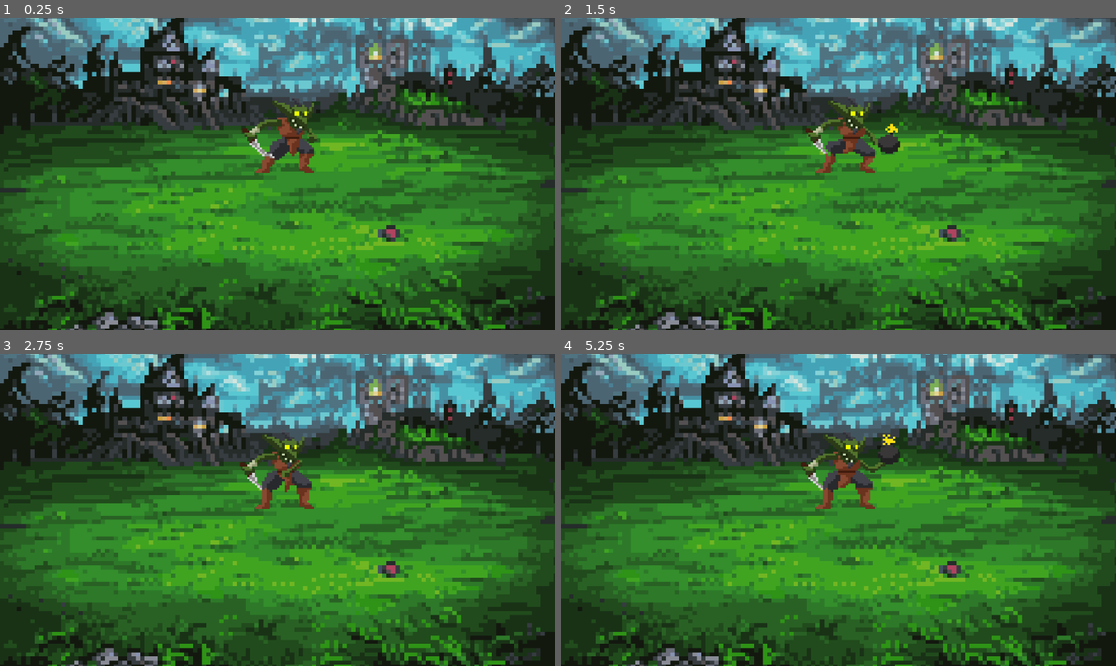
Above: before the commit, frames 1-4 (two rows, left to right).
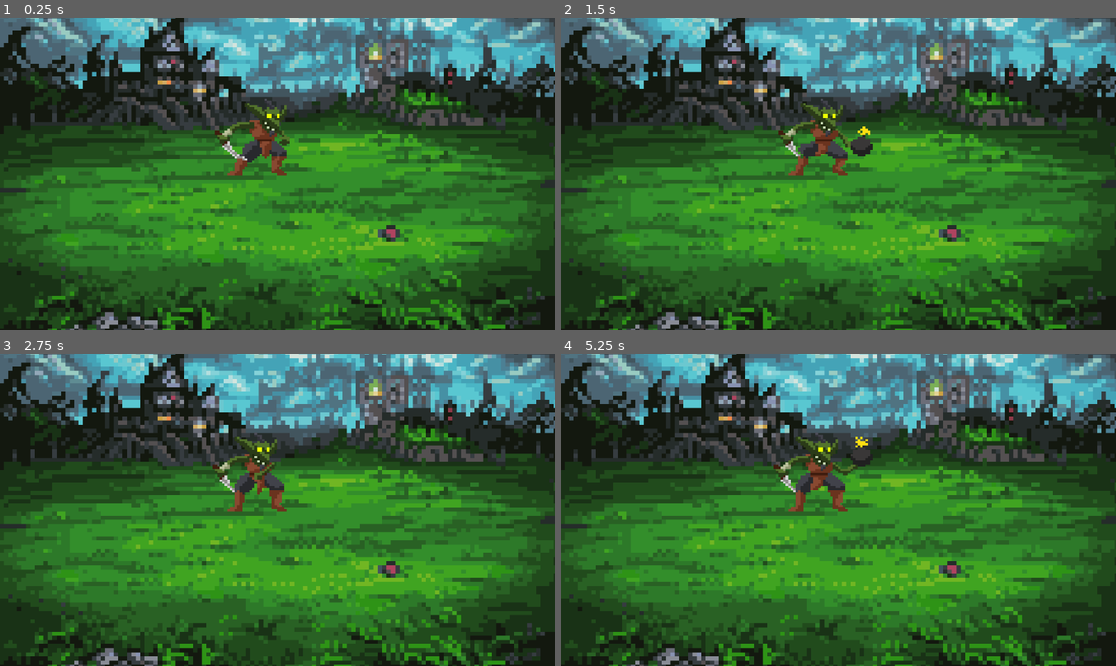
Above: after the commit, the same moments.

Repository: JollyOmnivore/Card-Wars-Roguelike
Game: Godot game, scene res://Scenes/TEST.tscn
The game is run twice, just before and just after one commit, with the same random seed, the same clock (stepped at 60 frames per second) and the same inputs.
Inputs:
- Up to frame 1 (0.25 s): no input
- Up to frame 2 (1.5 s): no input
- Up to frame 3 (2.75 s): no input
- Up to frame 4 (5.25 s): tap Enter at 2.75 s

The runs differ from the first frame. In frame 1, 2.2% of the frame differs, in the area x 38-58%, y 25-51%; in frame 2, 2.3%; in frame 3, 2.1%; in frame 4, 2.5%, in the area x 38-62%, y 25-51%.

Commit message:
Update TEST.tscn

Diff:
--- a/card-wars-se-project/Scenes/TEST.tscn
+++ b/card-wars-se-project/Scenes/TEST.tscn
@@ -108,7 +108,7 @@
 texture = ExtResource("1_yv0gu")
 
 [node name="AnimatedSprite2D" type="AnimatedSprite2D" parent="."]
-position = Vector2(606, 207)
+position = Vector2(549, 212)
 scale = Vector2(5.165, 4.41833)
 sprite_frames = SubResource("SpriteFrames_x4ysw")
 animation = &"new_animation"
